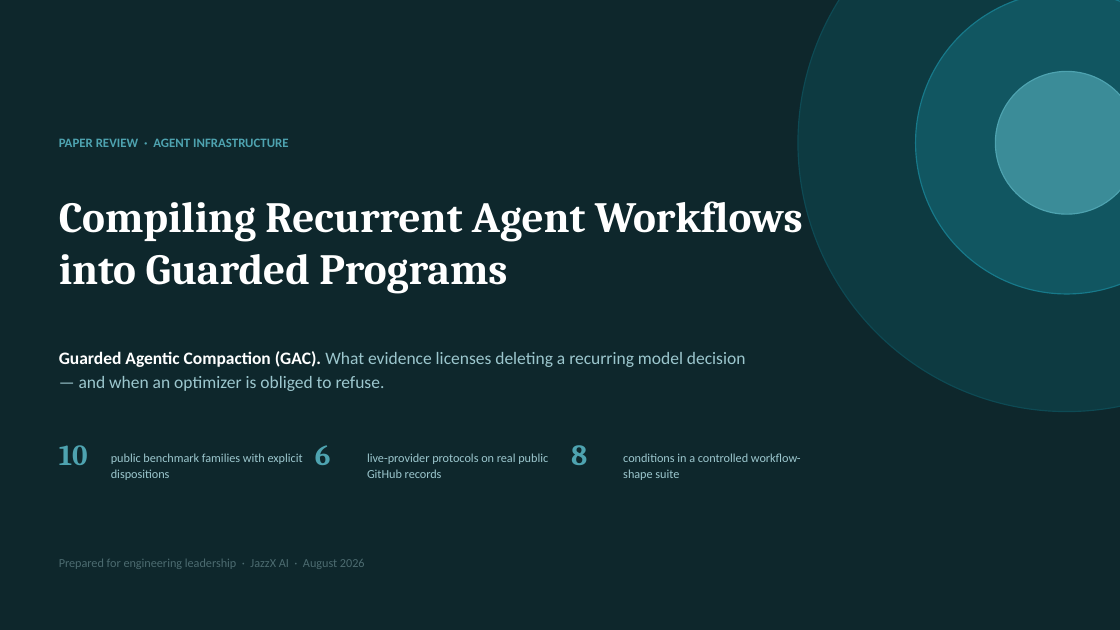
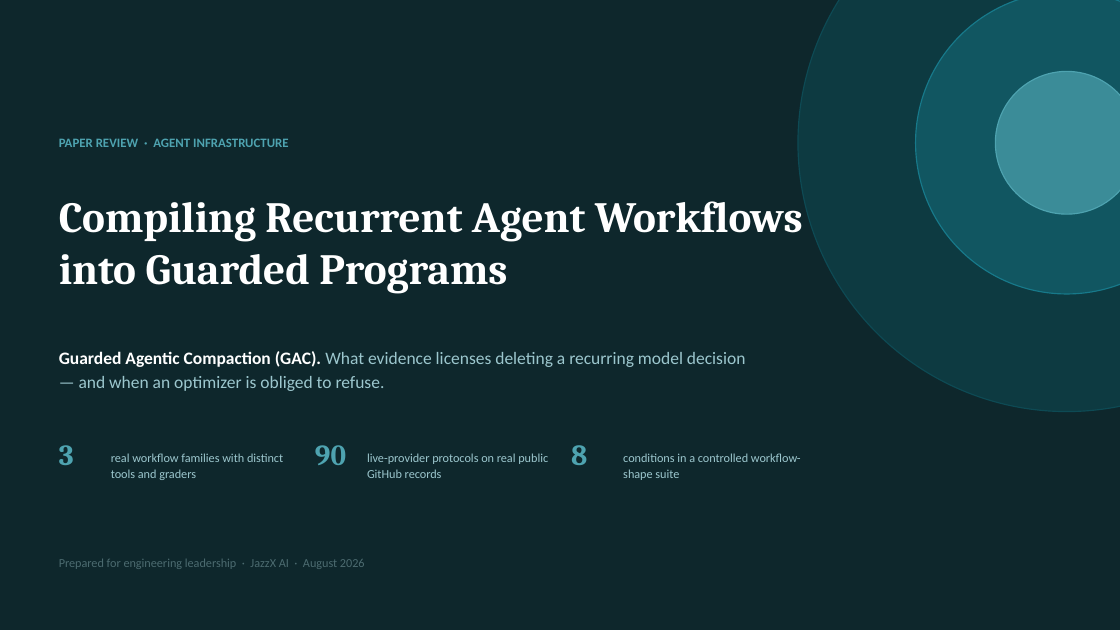
Before and after one commit to rrahimi-uci/guarded-agentic-compaction, a slide deck: slide 1 of paper/slides/compiling-recurrent-agent-workflows-into-guarded-programs-detailed.pptx. Drawn at 1120x630 pixels with LibreOffice and Linux fonts; fonts in the diff are those of the drawing. Boxes give left, top, right and bottom in pixels: in the first picture for what was removed or moved away, otherwise in the second. Text is boxed around its words. In the diff, an @@ line names an element or a change of style, - is before the commit and + after.

Commit message:
feat: add real workflow-family optimization study
Add live GitHub workflow-family experiments, guarded semantic contracts, reproducible evidence, refined paper and slide decks, supplementary benchmark audit, and updated site documentation.

```diff
--- a/paper/slides/compiling-recurrent-agent-workflows-into-guarded-programs-detailed.pptx
+++ b/paper/slides/compiling-recurrent-agent-workflows-into-guarded-programs-detailed.pptx
@@ text at (59,445,74,465): text changed @@
-10
+3
@@ text at (315,445,346,465): text changed @@
-6
+90
@@ text at (111,453,283,480): text changed @@
-public benchmark families with explicit dispositions
+real workflow families with distinct tools and graders
```
Also in this commit, not shown: 3 other slides changed, 1 slide added, 1 slide removed, 53 other files.
